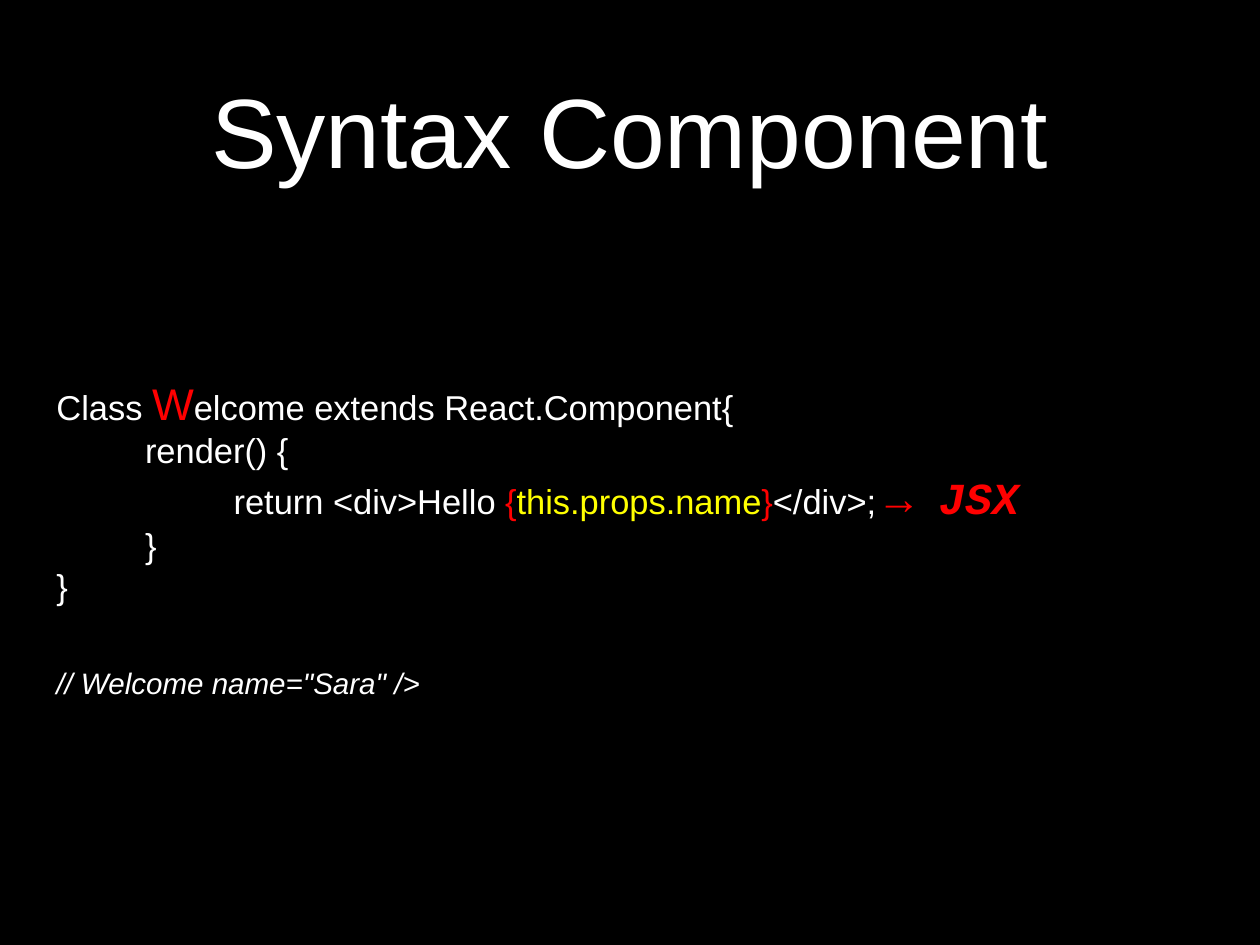
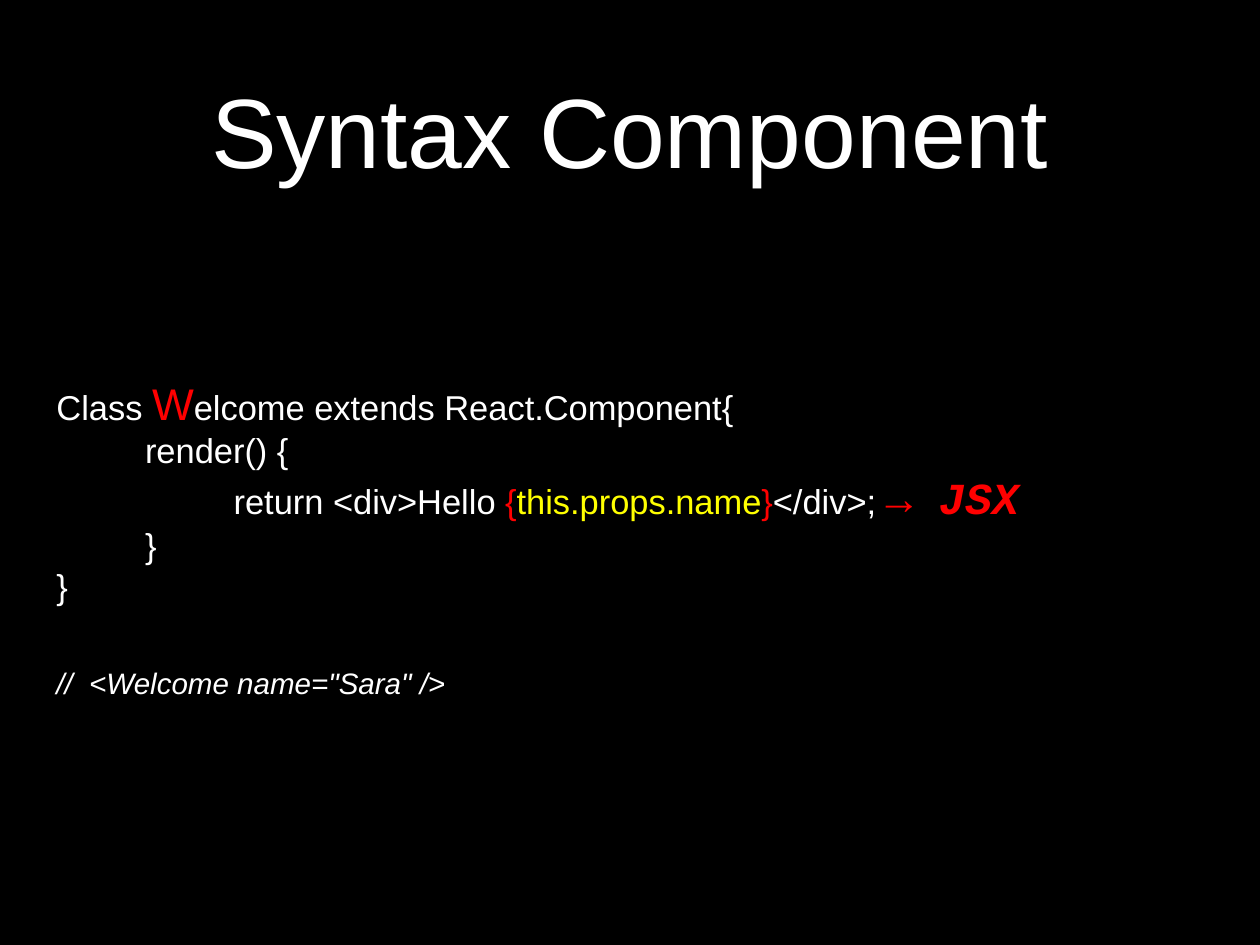
Before and after one commit to petereijgermans11/frontend-cursus, a slide deck: slide 5 of frontend-cursus/ 10 - React.pptx. Drawn at 1260x945 pixels with LibreOffice and Linux fonts; fonts in the diff are those of the drawing. Boxes give left, top, right and bottom in pixels: in the first picture for what was removed or moved away, otherwise in the second. Text is boxed around its words. In the diff, an @@ line names an element or a change of style, - is before the commit and + after.

```diff
--- a/frontend-cursus/ 10 - React.pptx
+++ b/frontend-cursus/ 10 - React.pptx
@@ text at (89,672,411,695): text changed @@
-// Welcome name="Sara" />
+// <Welcome name="Sara" />
```
Also in this commit, not shown: 1 other slide changed, 1 other file.
